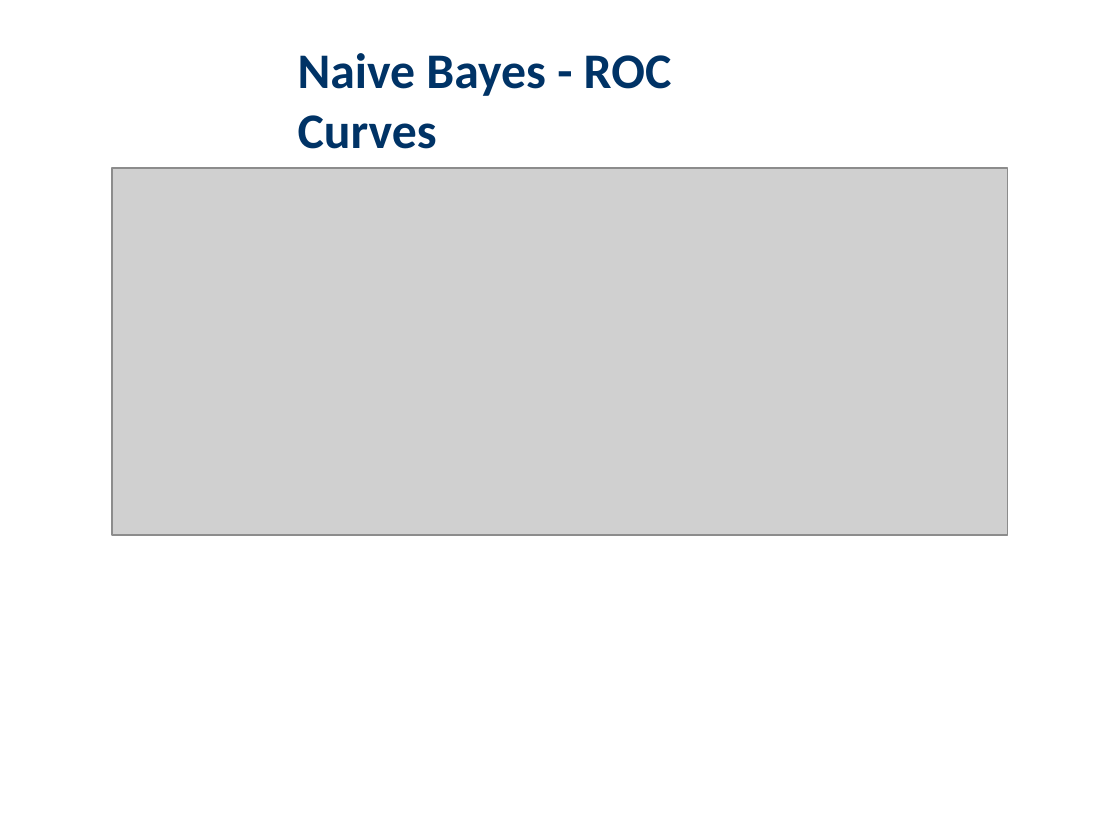
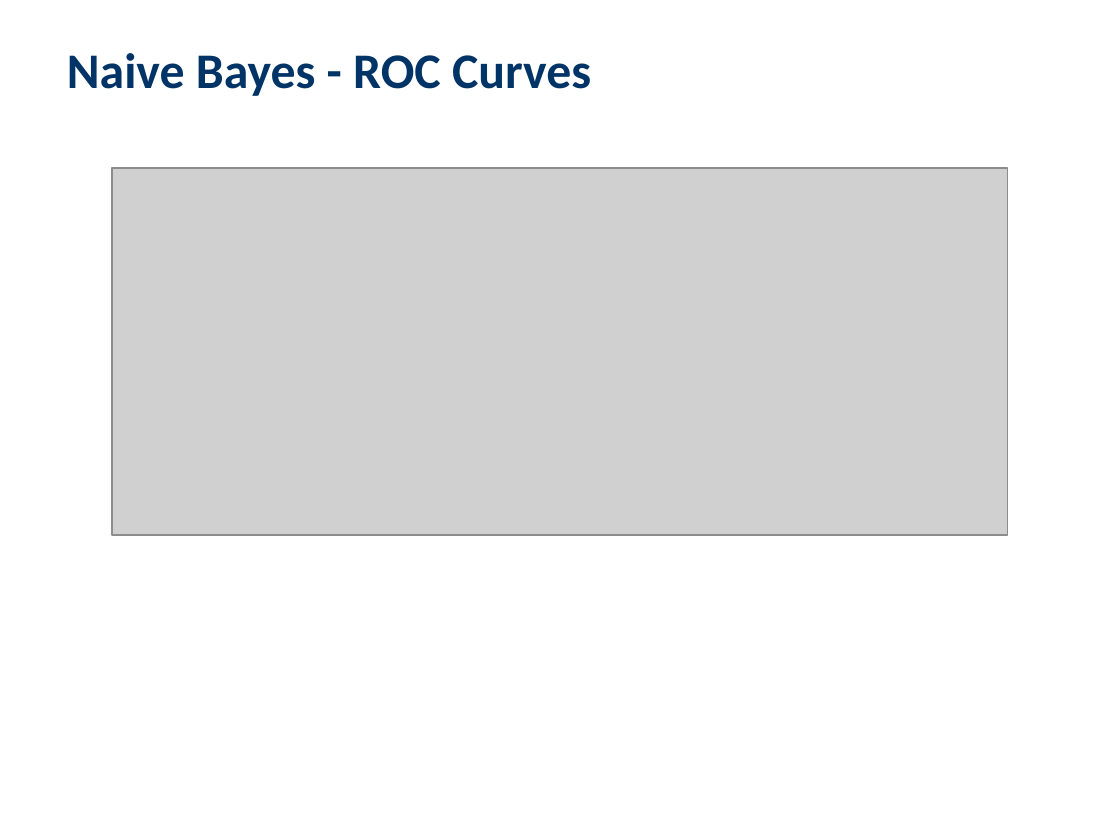
Before and after one commit to pablogrs/nifty_data, a slide deck: slide 18 of basic-navigation/Market_Analysis_Presentation.pptx. Drawn at 1120x840 pixels with LibreOffice and Linux fonts; fonts in the diff are those of the drawing; grey boxes stand for pictures. Boxes give left, top, right and bottom in pixels: in the first picture for what was removed or moved away, otherwise in the second. Text is boxed around its words. In the diff, an @@ line names an element or a change of style, - is before the commit and + after.

```diff
--- a/basic-navigation/Market_Analysis_Presentation.pptx
+++ b/basic-navigation/Market_Analysis_Presentation.pptx
@@ text "Naive Bayes - ROC Curves" rewrapped from [298,53,672,149] to [67,53,591,96] @@
```
Also in this commit, not shown: 11 other slides changed, 1 slide added, 1 other file.
